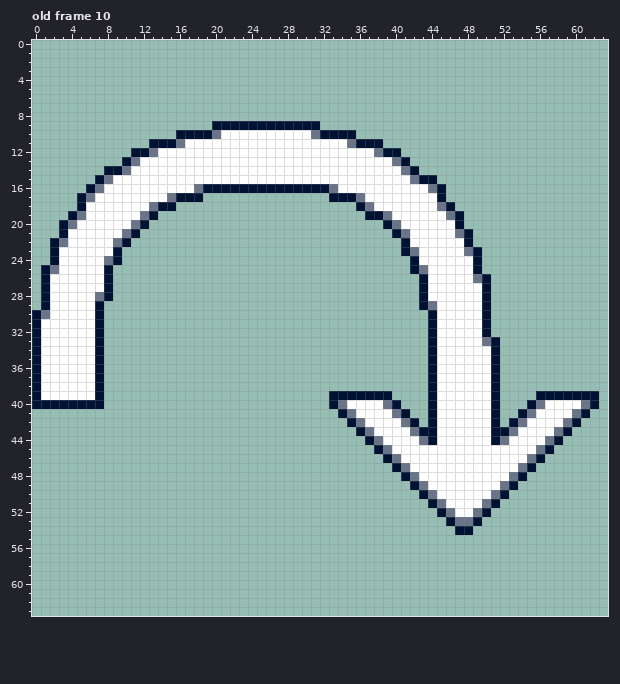
Pixel-art file, stored at static/img/tools.aseprite. The first picture shows the starting point.
64x64 pixels, 10 frames. Shown: old frame 10. The commit also changed other frames, which this record leaves out.
The result:
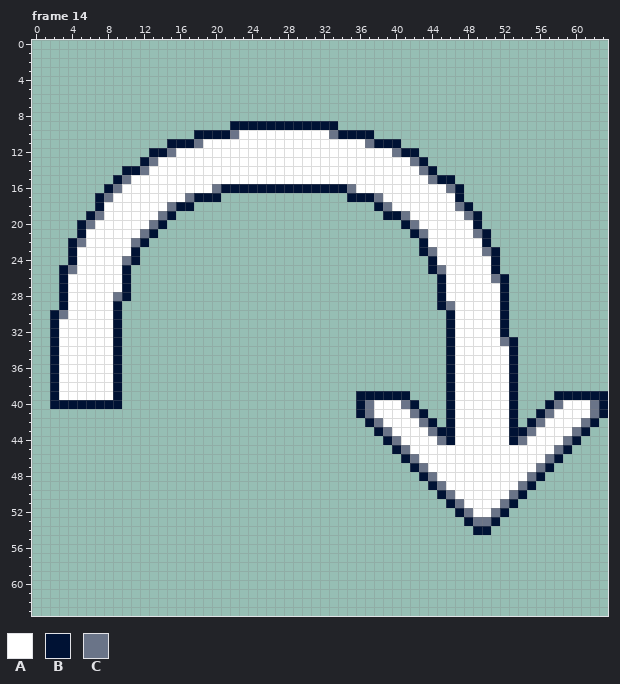
Palette (. is transparent): A #ffffff  B #001234  C #6a7488
A new or re-ordered frame is compared with the old frame closest to it.
From the commit log: Fixed shading/display of disabled properties
What changed:
frames 10 -> 15
Changed rows in their new state; - is an unchanged pixel.
Frame 14 is new; against old frame 10:
first column x 0:
 9 --------------------..----------BB------------------------------
10 ----------------..--BBC--------AAC--BB--------------------------
11 -------------..-BBC----------------AAC-BB-----------------------
12 -----------..BBC----------------------AACBB---------------------
13 ----------..BC--------------------------AACB--------------------
14 --------..BBC----------------------------AACB-------------------
15 -------..BC-------------------------------AACBB-----------------
16 ------..BC--------AAC------------BBC--------AACB----------------
17 -----..BC------AAC-BB------------..-BBC------AAB----------------
18 -----..B-----AACBB------------------..BC-----AACB---------------
19 ----..BC----AACB---------------------..BBC----AACB--------------
20 ---..BC----AACB------------------------..BC----AAB--------------
21 ---..B----AACB--------------------------..BC---AACB-------------
22 --..BC---AACB----------------------------..B----AAB-------------
23 --..B----AAB-----------------------------..BC---AACB------------
24 --..B---AACB------------------------------..B----AAB------------
25 -..BC---AAB-------------------------------..BC---AAB------------
26 -..B----AAB--------------------------------..B---AACB-----------
27 -..B----AAB--------------------------------..B----AAB-----------
28 -..B---AACB--------------------------------..B----AAB-----------
29 -..B---AAB---------------------------------..BC---AAB-----------
30 ..BC---AAB----------------------------------..B---AAB-----------
31 ..B----AAB----------------------------------..B---AAB-----------
32 ..B----AAB----------------------------------..B---AAB-----------
33 ..B----AAB----------------------------------..B---AACB----------
34 ..B----AAB----------------------------------..B----AAB----------
35 ..B----AAB----------------------------------..B----AAB----------
36 ..B----AAB----------------------------------..B----AAB----------
37 ..B----AAB----------------------------------..B----AAB----------
38 ..B----AAB----------------------------------..B----AAB----------
39 ..B----AAB-----------------------...----BB--..B----AAB--..-----B
40 ..------BB-----------------------...BC-AACB-..B----AAB-..BC--ACB
41 ----------------------------------..BC--AACB..B----AAB..BC--AACB
42 -----------------------------------..BC--AAC-.B----AA-.BC--AACB-
43 ------------------------------------..BC--AACBB----AABBC--AACB--
44 -------------------------------------..BC--AACB----AABC--AACB---
45 --------------------------------------..BC--------------AACB----
46 ---------------------------------------..BC------------AACB-----
47 ----------------------------------------..BC----------AACB------
48 -----------------------------------------..BC--------AACB-------
49 ------------------------------------------..BC------AACB--------
50 -------------------------------------------..BC----AACB---------
51 --------------------------------------------..BC--AACB----------
52 ---------------------------------------------..BCAACB-----------
53 ----------------------------------------------..BCCB------------
54 -----------------------------------------------..BB-------------
Where, in picture pixels (left, top, right, bottom), the same in both pictures:
changed: (32, 121, 239, 409)
changed: (311, 121, 608, 535)
